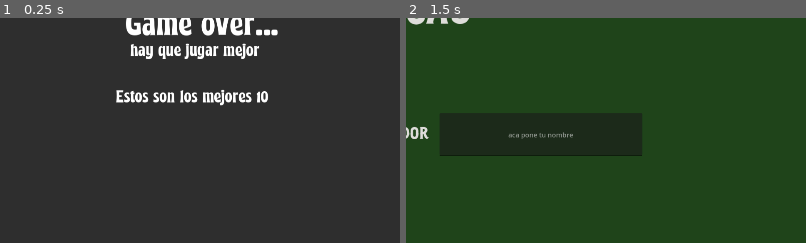
Above: before the commit, frames 1-2 (left to right).
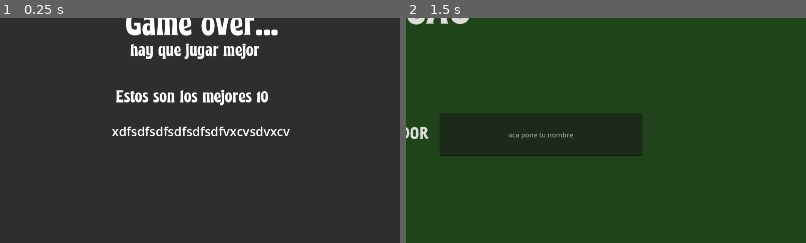
Above: after the commit, the same moments.

Repository: MauroCastro1705/Survivor-game-proyect
Game: Godot game, scene res://game_over.tscn
Two runs of this game, one before a commit and one after it. Both use one fixed random seed, a clock stepped at 60 frames per second and the inputs below. This scene is started directly instead of the project's main scene.
Inputs:
- Up to frame 1 (0.25 s): no input
- Up to frame 2 (1.5 s): tap Enter at 0.5 s; hold D (move_right) 0.53-1.25 s; click "Main Menu" at 1.25 s
The pictures show only the part of the screen within x 25-75%, y 12-62%; the shares and areas given below are measured in that part.

The runs differ from the first frame. In frame 1, 0.9% of the frame differs, in the area x 28-73%, y 48-53%; in frame 2, nothing differs.

Commit message:
high score table added
guarda en un .json los mejores puntajes

Diff:
--- a/game_over.gd
+++ b/game_over.gd
@@ -3,3 +3,15 @@
 
 func _on_button_pressed():
 	get_tree().change_scene_to_file("res://MainMenu.tscn")
+
+func _ready():
+	update_high_score_display()
+
+func update_high_score_display():
+	var high_scores = Global.load_high_scores()
+	var text = "🏆 HIGH SCORES 🏆\n"
+	for i in range(high_scores.size()):
+		var entry = high_scores[i]
+		text += str(i + 1) + ". " + entry["name"] + " - " + str(entry["score"]) + " Pts (Nivel " + str(entry["level"]) + ")\n"
+		%TOP10.text = text
+	print(text)
--- a/game_over.tscn
+++ b/game_over.tscn
@@ -92,4 +92,15 @@
 theme_override_font_sizes/font_size = 37
 text = "Estos son los mejores 10"
 
+[node name="TOP10" type="Label" parent="."]
+unique_name_in_owner = true
+layout_mode = 0
+offset_left = 746.0
+offset_top = 385.0
+offset_right = 1417.0
+offset_bottom = 839.0
+theme_override_colors/font_color = Color(1, 1, 1, 1)
+theme_override_font_sizes/font_size = 30
+text = "xdfsdfsdfsdfsdfsdfvxcvsdvxcv"
+
 [connection signal="pressed" from="Button" to="." method="_on_button_pressed"]
